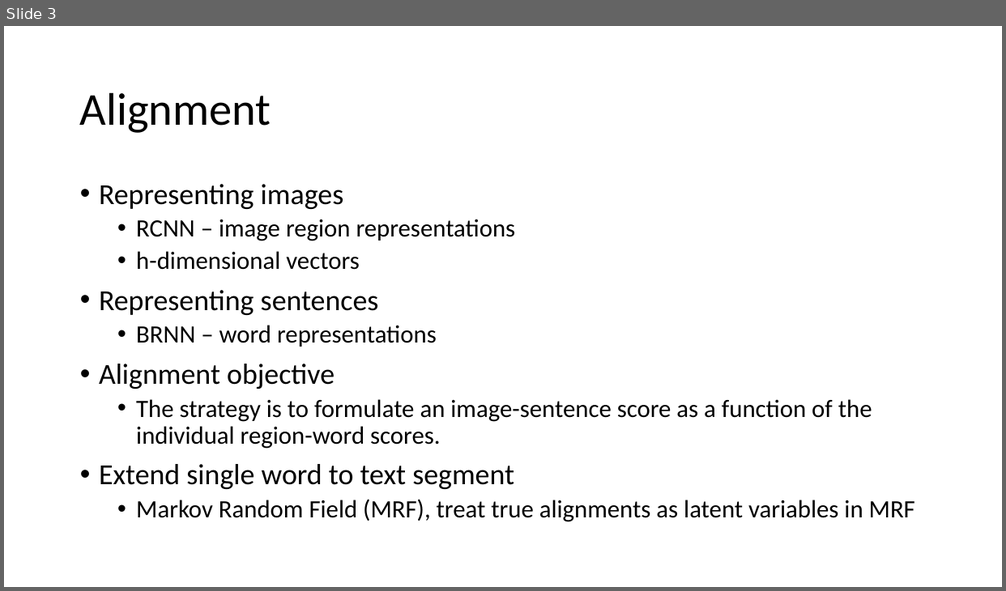
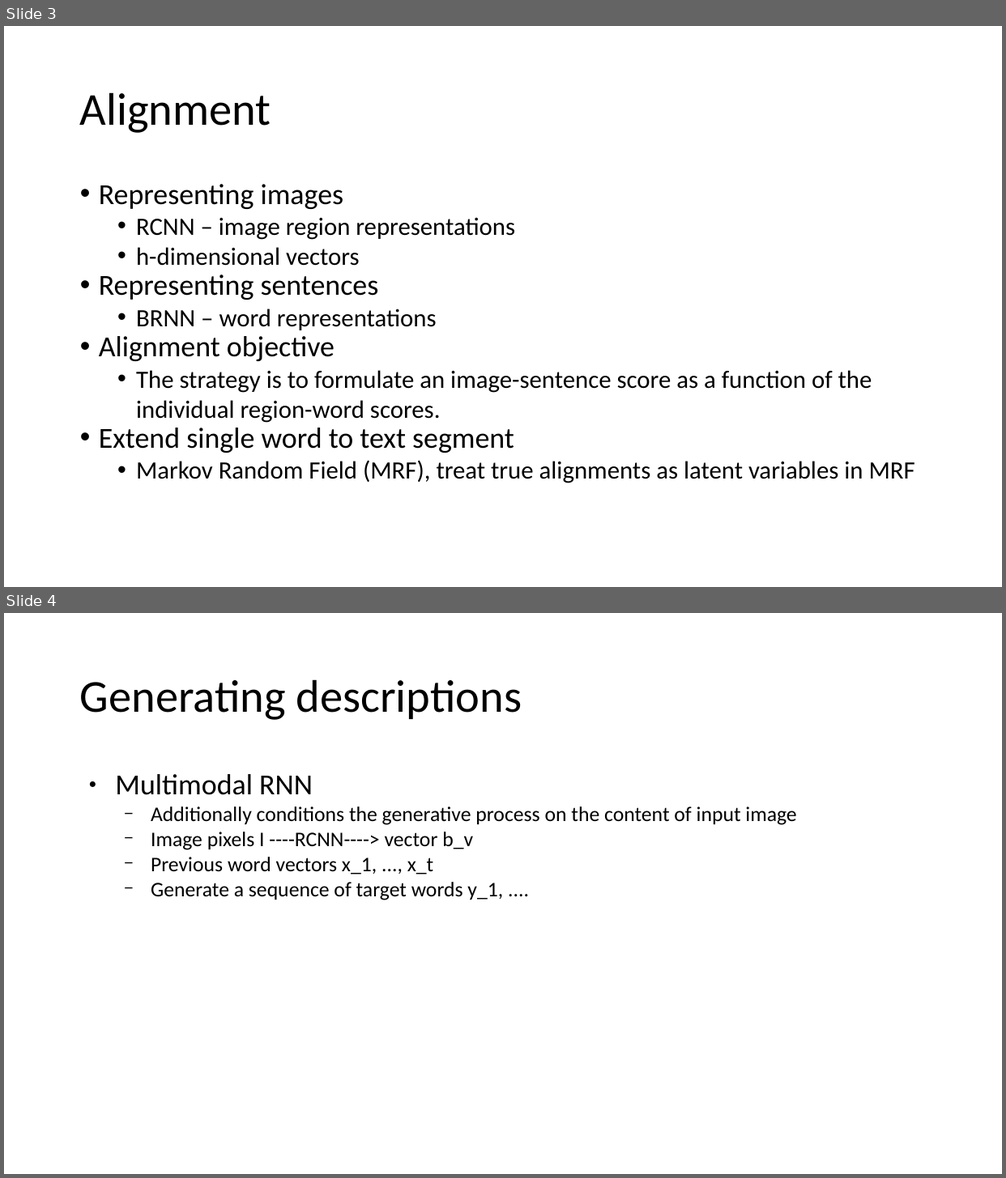
Before and after one commit to yysherlock/paper-notes, a slide deck: karpathy-cvpr2015.pptx. Shown one above the other, each under a label of ours: slide 3 before the commit, slides 3 and 4 after it. The pictures are 1006x591 and 1006x1178 pixels, drawn with LibreOffice and Linux fonts; fonts in the diff are those of the drawing. Boxes give left, top, right and bottom in pixels: in the first picture for what was removed or moved away, otherwise in the second. Text is boxed around its words. In the diff, an @@ line names an element or a change of style, - is before the commit and + after.

```diff
--- a/karpathy-cvpr2015.pptx
+++ b/karpathy-cvpr2015.pptx
@@ slide 4 added at <box>4,613,1002,1174</box>, background #FFFFFF @@
@@ text added at <box>80,679,522,720</box>, 44 pt, text #000000 @@
+Generating descriptions
@@ text added at <box>115,774,796,901</box>, 20 pt, text #000000 @@
+● Multimodal RNN
+  − Additionally conditions the generative process on the content of input image
+  − Image pixels I ----RCNN----> vector b_v
+  − Previous word vectors x_1, ..., x_t
+  − Generate a sequence of target words y_1, ....
@@ slide 3 changed as well @@
@@ text "Representing images" at <box>99,184,915,484</box>: less space between paragraphs; line spacing 0.9 to 1 @@
```
Also in this commit, not shown: 2 other slides changed, 1 other slide added, 1 slide removed, 1 other file.
